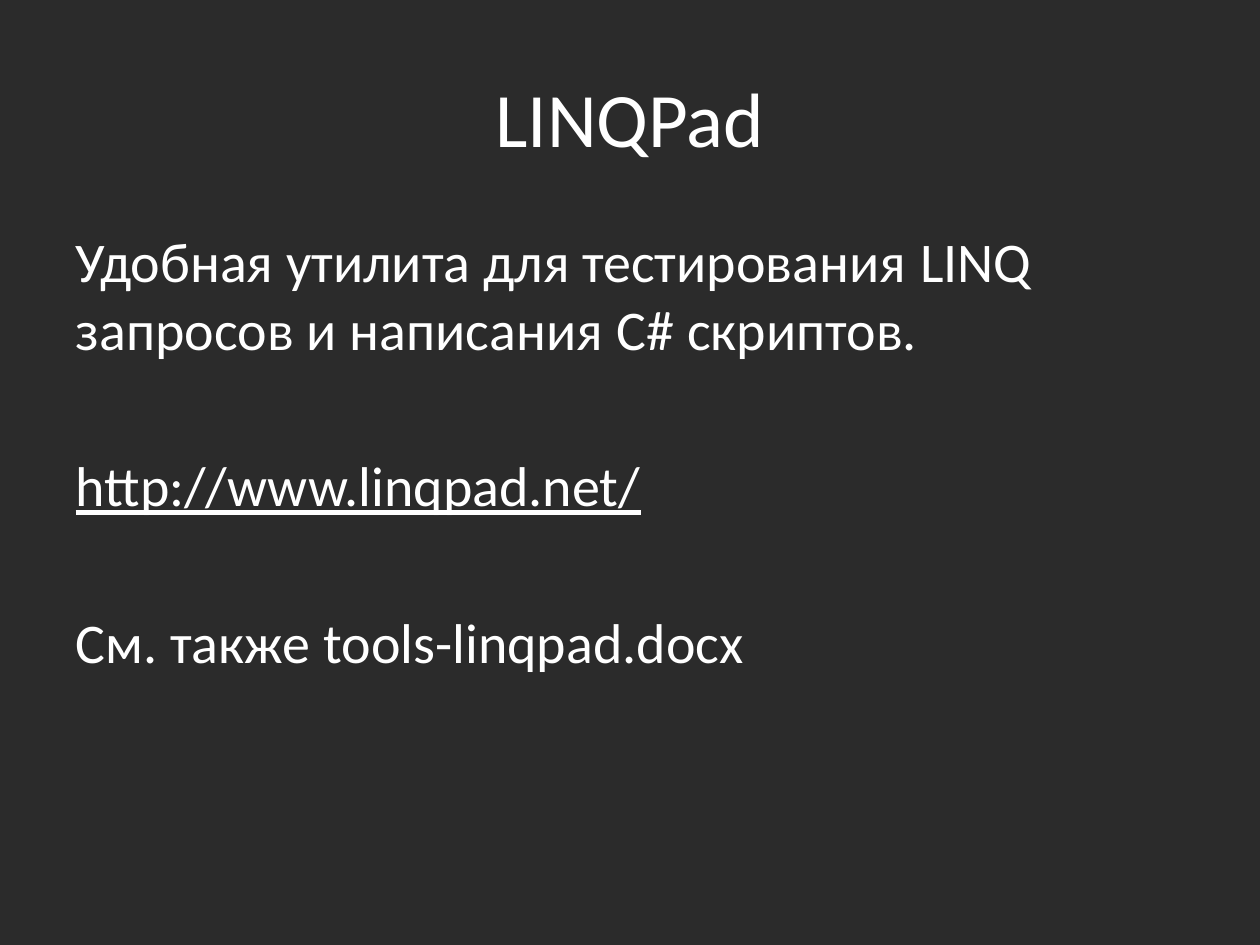
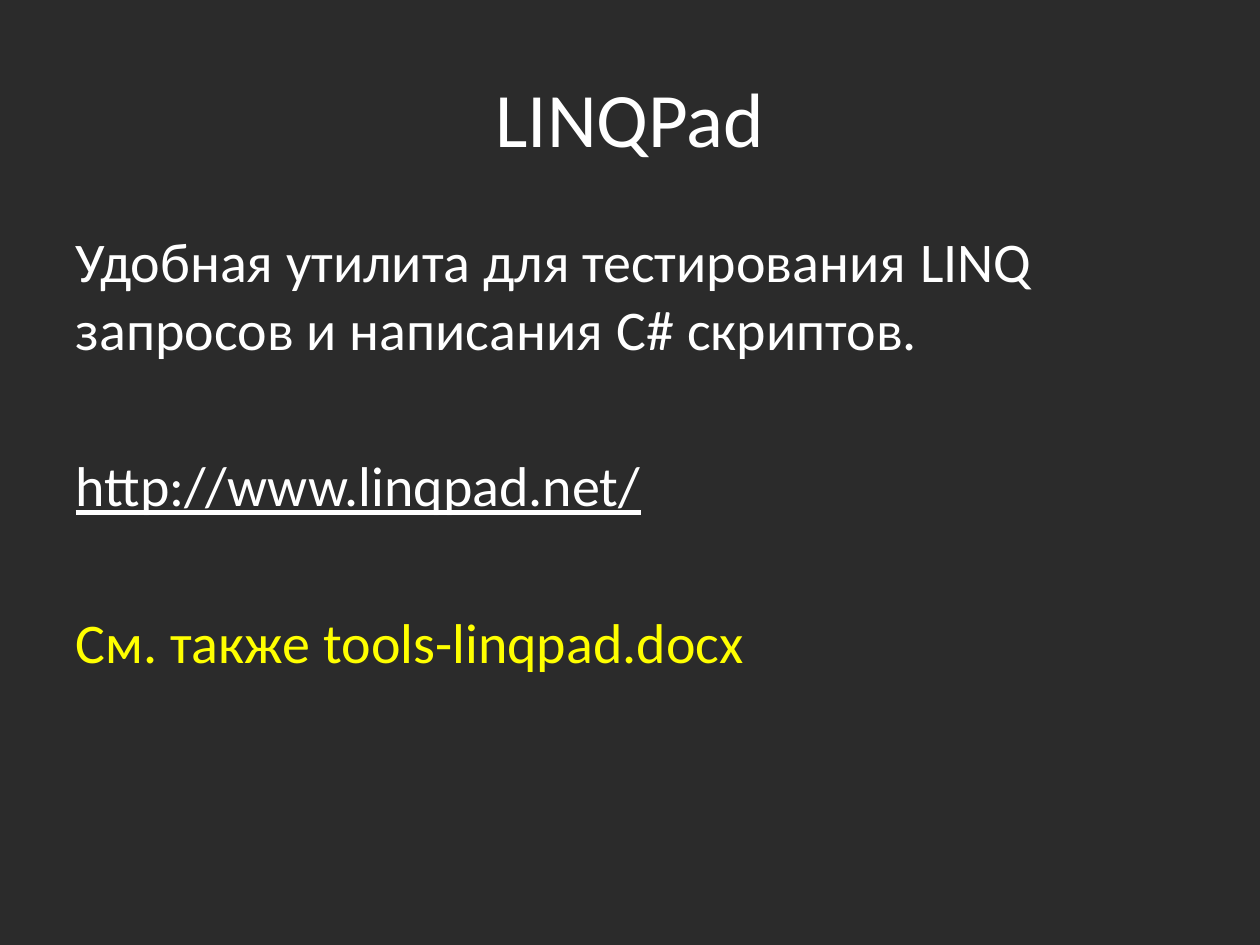
Before and after one commit to bazile/Training, a slide deck: slide 4 of Presentation/lesson-11-linq.pptx. Drawn at 1260x945 pixels with LibreOffice and Linux fonts; fonts in the diff are those of the drawing; background and template pictures are left out; a plain dark background stands for a picture behind light text. Boxes give left, top, right and bottom in pixels: in the first picture for what was removed or moved away, otherwise in the second. Text is boxed around its words. In the diff, an @@ line names an element or a change of style, - is before the commit and + after.

```diff
--- a/Presentation/lesson-11-linq.pptx
+++ b/Presentation/lesson-11-linq.pptx
@@ text at box(76, 624, 743, 672): text colour #FFFFFF to #FFFF00 in "См. также tools-linqpad.docx" @@
```
Also in this commit, not shown: 4 other slides changed.
